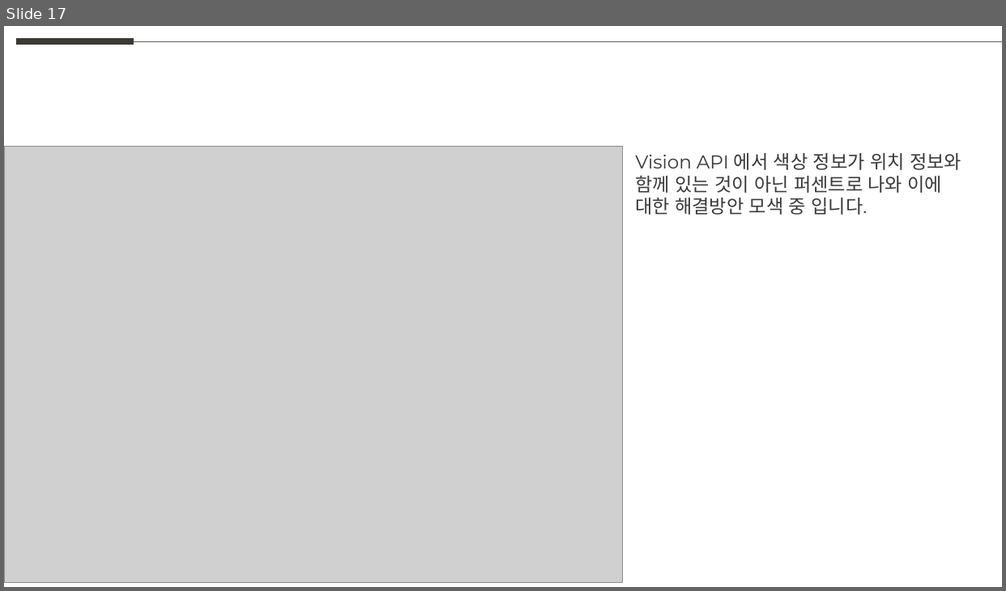
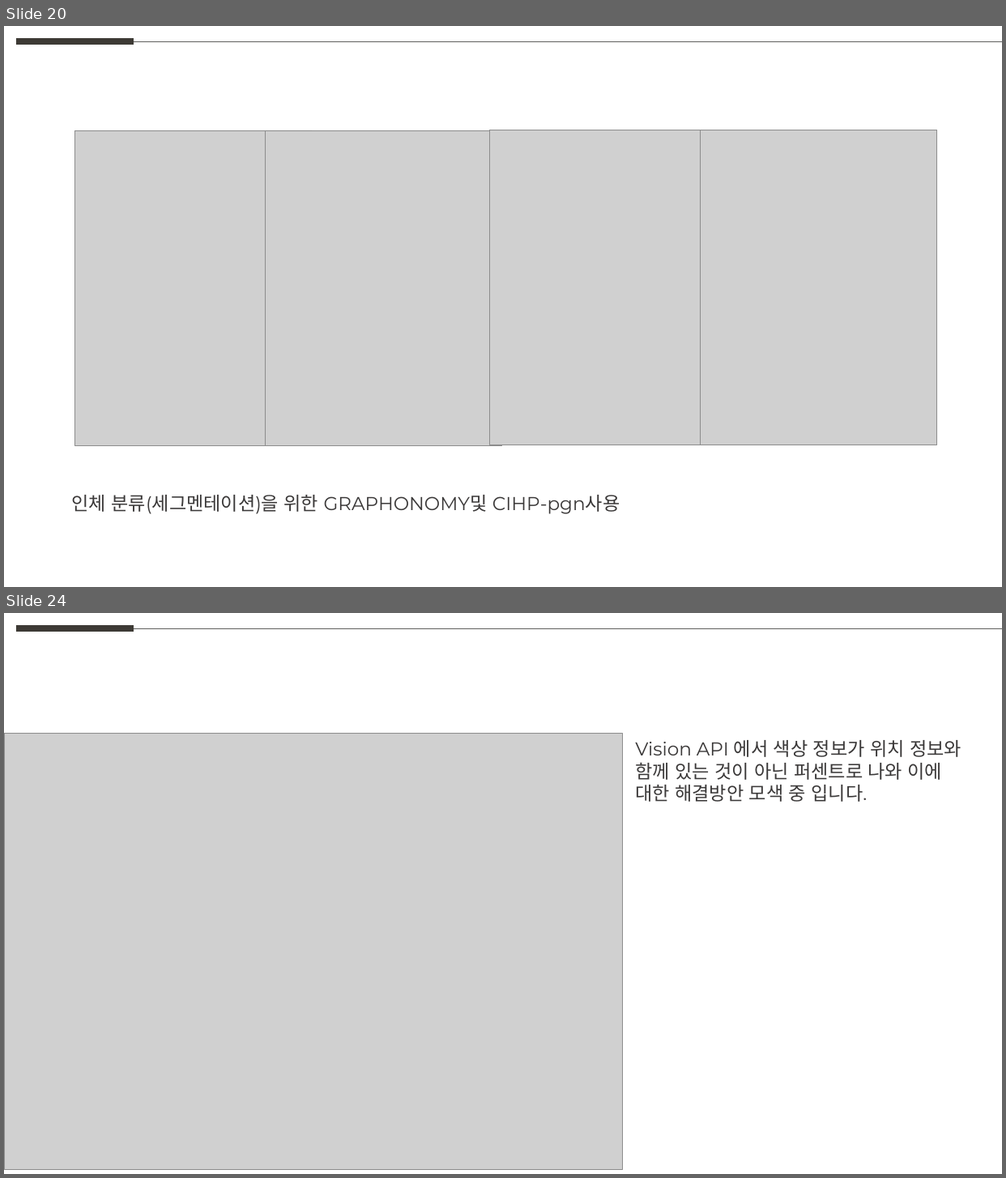
Before and after one commit to weaknessHero/Project_AvatarS, a slide deck: 발표자료/PPT_230727.pptx. Shown one above the other, each under a label of ours: slide 17 before the commit, slides 20 and 24 after it; the slides between them are not shown. The pictures are 1006x591 and 1006x1178 pixels, drawn with LibreOffice and Linux fonts; fonts in the diff are those of the drawing; grey boxes stand for pictures. Boxes give left, top, right and bottom in pixels: in the first picture for what was removed or moved away, otherwise in the second. Text is boxed around its words. In the diff, an @@ line names an element or a change of style, - is before the commit and + after.

```diff
--- a/발표자료/PPT_230727.pptx
+++ b/발표자료/PPT_230727.pptx
@@ slide 20 added at [4, 26, 1002, 587], background #FFFFFF @@
@@ line added from (17, 41) to (134, 41), #3D3A35 6 pt @@
@@ line added from (134, 41) to (1002, 41), #5F5F5D 0.5 pt @@
@@ picture added at [75, 130, 312, 446] @@
@@ picture added at [266, 130, 502, 446] @@
@@ picture added at [490, 130, 727, 446] @@
@@ picture added at [701, 130, 937, 446] @@
@@ text added at [72, 495, 620, 514], 18 pt, text #3A3838 @@
+인체 분류(세그멘테이션)을 위한 GRAPHONOMY및 CIHP-pgn사용
@@ what was slide 17 is now slide 24 @@
```
Also in this commit, not shown: 3 slides changed, 6 other slides added, 3 slides removed, 2 other files.
